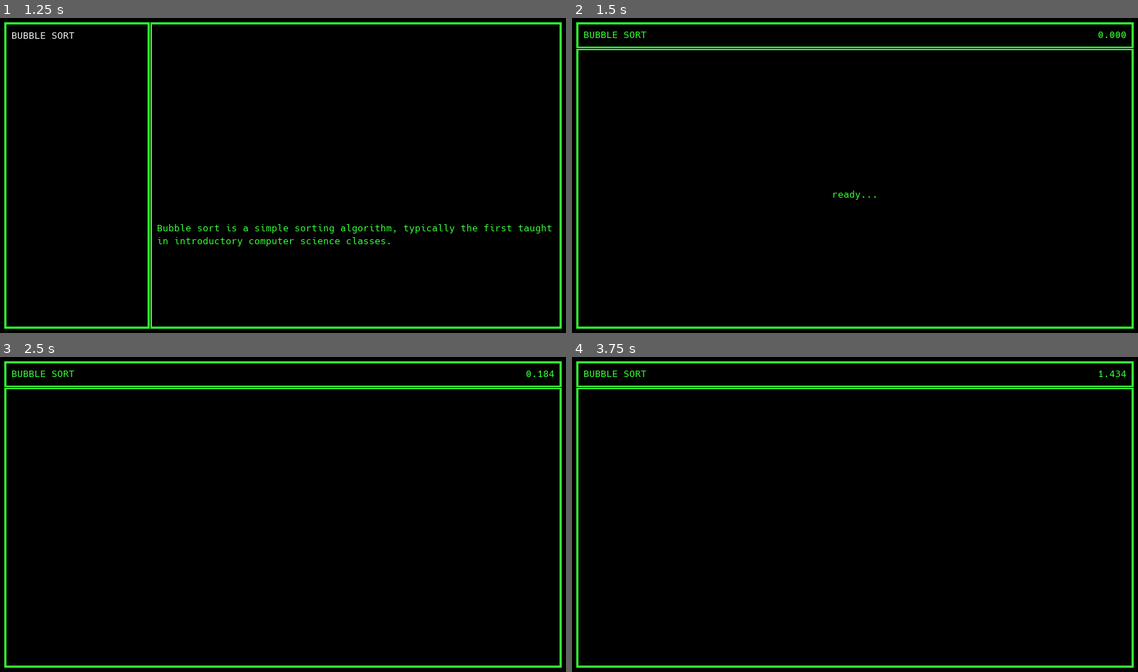
Above: before the commit, frames 1-4 (two rows, left to right).
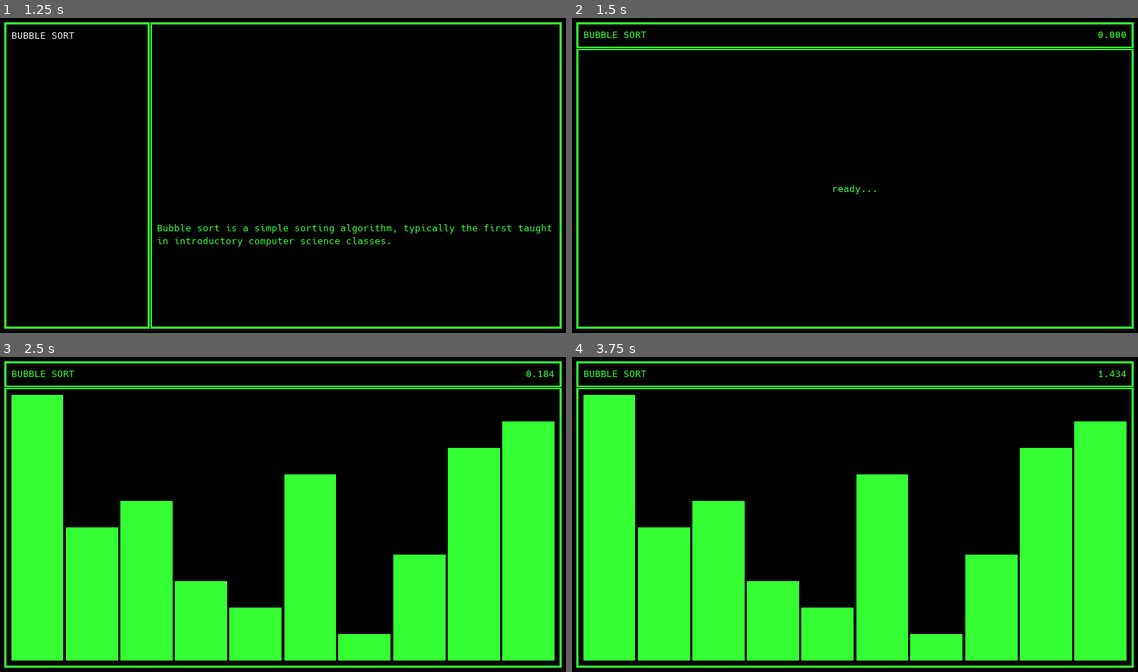
Above: after the commit, the same moments.

Repository: danielzting/algorithm-simulator
Game: Godot game, scene res://scenes/menu.tscn
The game is run twice, just before and just after one commit, with the same random seed, the same clock (stepped at 60 frames per second) and the same inputs.
Inputs:
- Up to frame 1 (1.25 s): click "start" at 0.5 s
- Up to frame 2 (1.5 s): click "BUBBLE SORT" at 1.25 s
- Up to frame 3 (2.5 s): tap Enter at 2 s
- Up to frame 4 (3.75 s): tap Space at 3.5 s

Frame 1 is identical in both runs. In frame 2, less than 0.1% of the frame differs, in the area x 46-54%, y 52-58%; in frame 3, 43%, in the area x 2-98%, y 12-97%; in frame 4, 43%.

Commit message:
feat: add array model and array view component
Wrote a wrapper ArrayModel class in models/, which is where future data
structures should go. It is used by the ArrayView class in views/, which
is where future displays should go.

Diff:
--- /dev/null
+++ b/models/array_model.gd
@@ -0,0 +1,26 @@
+"""
+A plain old one-dimensional random access array.
+"""
+
+extends Reference
+class_name ArrayModel
+
+var array = []
+var size
+
+func _init(size):
+	for i in range(1, size + 1):
+		array.append(Element.new(i))
+	array.shuffle()
+	self.size = size
+
+func get(index):
+	return array[index]
+
+class Element:
+	var value
+	var emphasized
+
+	func _init(value):
+		self.value = value
+		self.emphasized = false
--- a/project.godot
+++ b/project.godot
@@ -8,9 +8,20 @@
 
 config_version=4
 
-_global_script_classes=[  ]
+_global_script_classes=[ {
+"base": "Reference",
+"class": "ArrayModel",
+"language": "GDScript",
+"path": "res://models/array_model.gd"
+}, {
+"base": "HBoxContainer",
+"class": "ArrayView",
+"language": "GDScript",
+"path": "res://views/array_view.gd"
+} ]
 _global_script_class_icons={
-
+"ArrayModel": "",
+"ArrayView": ""
 }
 
 [application]
--- a/scenes/play.tscn
+++ b/scenes/play.tscn
@@ -55,12 +55,6 @@
 size_flags_vertical = 3
 script = ExtResource( 3 )
 
-[node name="Display" type="Control" parent="PlayingScreen/DisplayBorder"]
-margin_left = 20.0
-margin_top = 20.0
-margin_right = 1840.0
-margin_bottom = 914.0
-
 [node name="Timer" type="Timer" parent="."]
 one_shot = true
 autostart = true
--- a/scripts/play.gd
+++ b/scripts/play.gd
@@ -3,20 +3,26 @@
 var start_time = -1
 
 func _ready():
+	$HUDBorder/HUD/Level.text = scene.get_param("level")
+	# Show ready text
 	var label = Label.new()
 	label.text = "ready..."
 	label.align = Label.ALIGN_CENTER
 	label.set_anchors_preset(Control.PRESET_HCENTER_WIDE)
-	$DisplayBorder/Display.add_child(label)
-	$HUDBorder/HUD/Level.text = scene.get_param("level")
-	match scene.get_param("level"):
-		"BUBBLE SORT":
-			pass
+	$DisplayBorder.add_child(label)
 
 func _process(delta):
+	# Show elapsed time in milliseconds
 	var elapsed_time = stepify((OS.get_ticks_msec() - start_time) / 1000.0, 0.001)
 	$HUDBorder/HUD/Score.text = "0.000" if start_time == -1 else "%.3f" % elapsed_time
 
 func _on_Timer_timeout():
-	$DisplayBorder/Display.get_child(0).queue_free()
 	start_time = OS.get_ticks_msec()
+	# Delete ready text
+	$DisplayBorder.get_child(0).queue_free()
+	# Load level
+	var array = ArrayModel.new(10)
+	match scene.get_param("level"):
+		"BUBBLE SORT":
+			pass
+	$DisplayBorder.add_child(ArrayView.new(array))
--- /dev/null
+++ b/views/array_view.gd
@@ -0,0 +1,23 @@
+extends HBoxContainer
+class_name ArrayView
+
+const GREEN = Color(0.2, 1, 0.2)
+const ORANGE = Color(1, 0.69, 0)
+
+var model: ArrayModel
+var rects = []
+
+func _init(model):
+	self.model = model
+	for i in range(model.size):
+		var rect = ColorRect.new()
+		rect.size_flags_horizontal = Control.SIZE_EXPAND_FILL
+		rect.size_flags_vertical = Control.SIZE_SHRINK_END
+		rect.color = GREEN
+		rects.append(rect)
+		add_child(rect)
+
+func _draw():
+	for i in range(model.size):
+		rects[i].rect_scale.y = -1 # Override parent Control scale
+		rects[i].rect_size.y = rect_size.y * model.get(i).value / model.size
Binary file changed: assets/theme.theme
